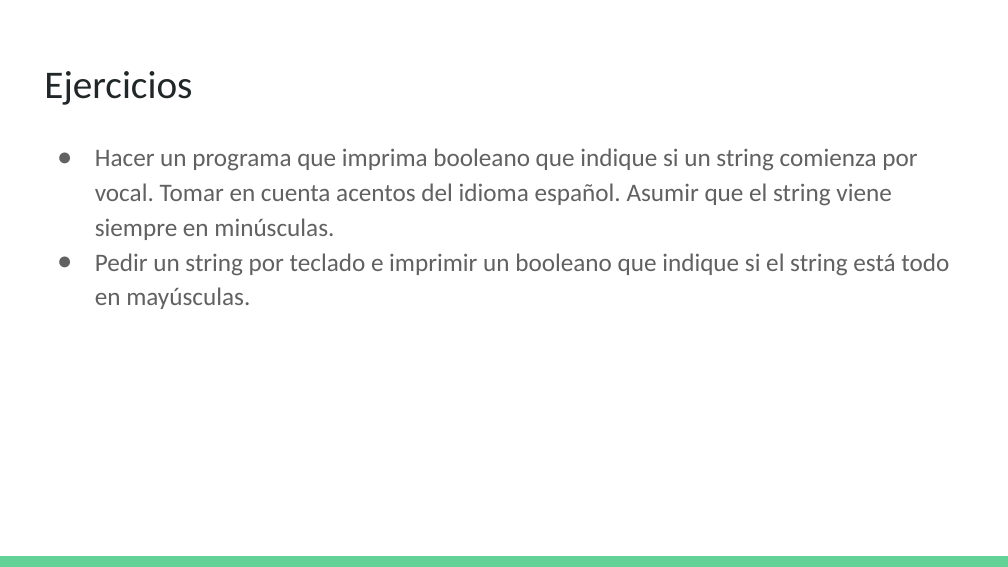
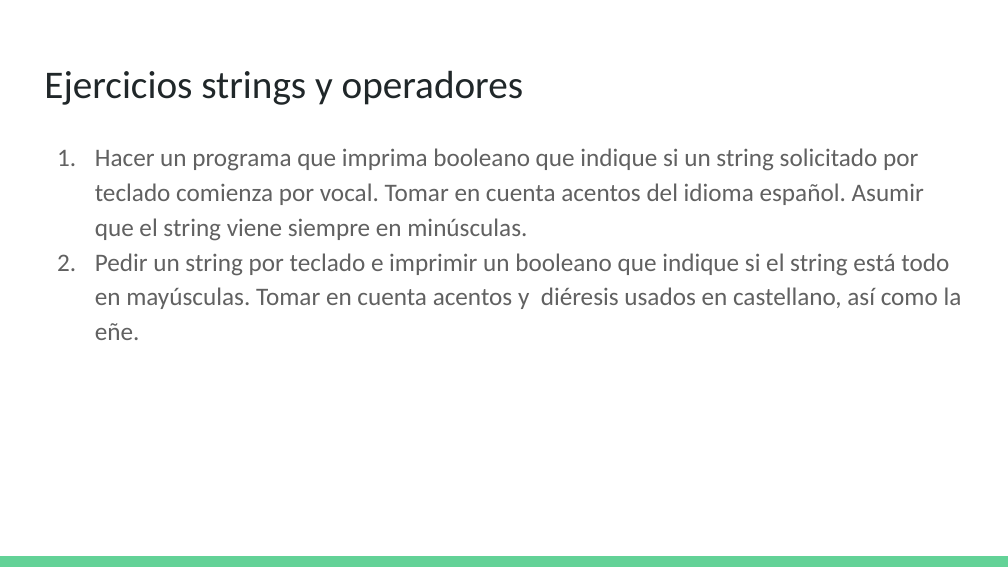
Before and after one commit to oskar-raul-dev/blindma1den-learn-java, a slide deck: slide 11 of Presentaciones PP/003-Hola Mundo - Parte 3.pptx. Drawn at 1008x567 pixels with LibreOffice and Linux fonts; fonts in the diff are those of the drawing. Boxes give left, top, right and bottom in pixels: in the first picture for what was removed or moved away, otherwise in the second. Text is boxed around its words. In the diff, an @@ line names an element or a change of style, - is before the commit and + after.

```diff
--- a/Presentaciones PP/003-Hola Mundo - Parte 3.pptx
+++ b/Presentaciones PP/003-Hola Mundo - Parte 3.pptx
@@ title at (44, 70, 523, 105): text changed @@
-Ejercicios
+Ejercicios strings y operadores
@@ text at (95, 148, 962, 340): text changed @@
-● Hacer un programa que imprima booleano que indique si un string comienza por vocal. Tomar en cuenta acentos del idioma español. Asumir que el string viene siempre en minúsculas.
-● Pedir un string por teclado e imprimir un booleano que indique si el string está todo en mayúsculas.
+1. Hacer un programa que imprima booleano que indique si un string solicitado por teclado comienza por vocal. Tomar en cuenta acentos del idioma español. Asumir que el string viene siempre en minúsculas.
+2. Pedir un string por teclado e imprimir un booleano que indique si el string está todo en mayúsculas. Tomar en cuenta acentos y diéresis usados en castellano, así como la eñe.
```
Also in this commit, not shown: 3 other slides changed, 9 other files.
